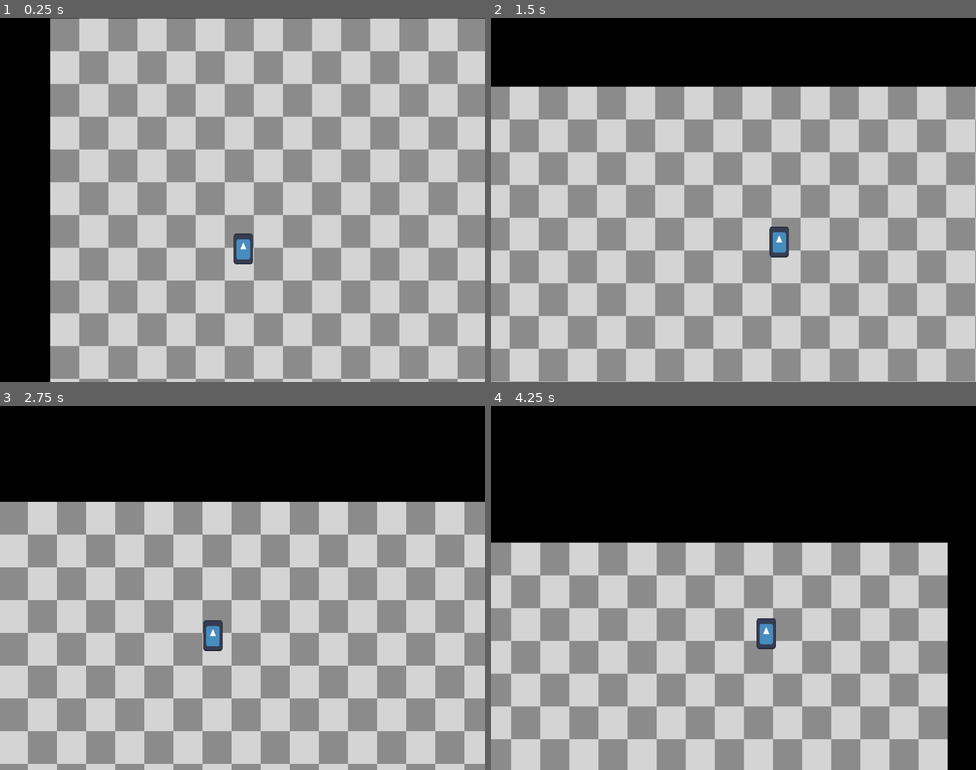
Above: before the commit, frames 1-4 (two rows, left to right).
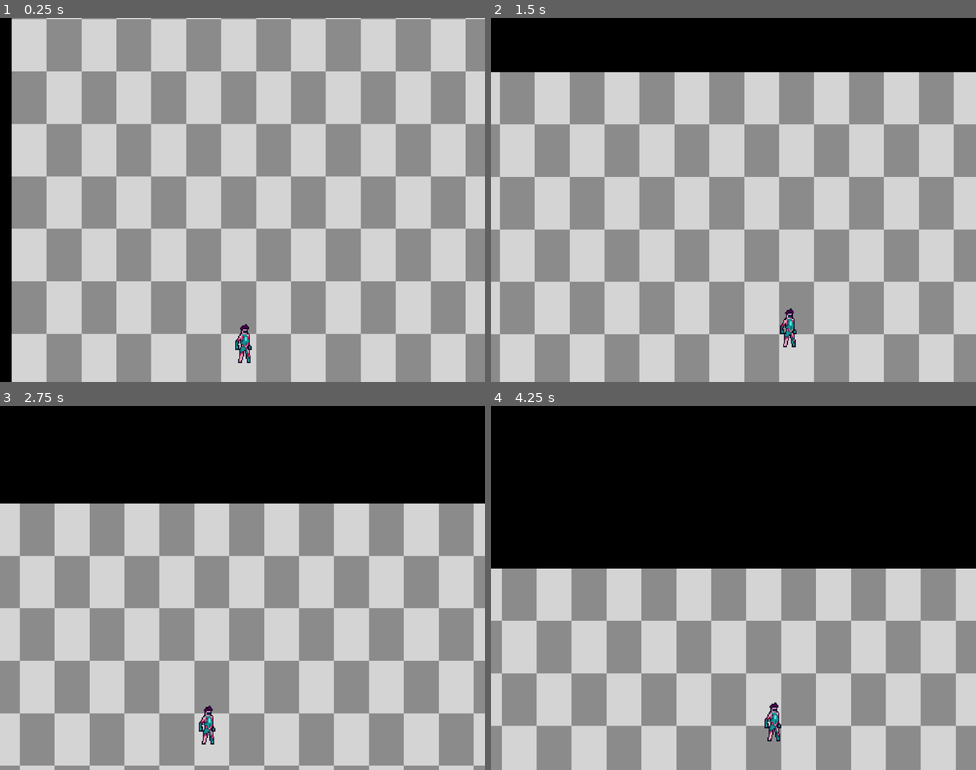
Above: after the commit, the same moments.

Repository: inukhann/AlpisteJam
Game: Godot game, scene res://scenes/map.tscn
Same seed, same stepped clock (60 frames per second), same inputs: the game is played once before the commit and once after it. The engine's default icon, where the game draws it, is replaced by a stand-in: a white triangle on a blue panel in a dark square.
Inputs (mouse positions are in pixels of both pictures, inside the frame that each line leads up to):
- Up to frame 1 (0.25 s): no input
- Up to frame 2 (1.5 s): move the mouse to (840, 181) at 0.52 s; hold Right (MOVE_RIGHT) from 0.53 s (still down); tap Shift (DASH) at 0.6 s; tap Up (JUMP) at 0.77 s; move the mouse to (636, 218) at 1.27 s; tap Q (DETACH_HEAD) at 1.35 s
- Up to frame 3 (2.75 s): tap Up (JUMP) at 1.52 s; move the mouse to (291, 507) at 2.02 s; release Right (MOVE_RIGHT) at 2.03 s; hold Left (MOVE_LEFT) from 2.03 s (still down); hold Ctrl (DETACH_LEGS) from 2.03 s (still down)
- Up to frame 4 (4.25 s): move the mouse to (709, 660) at 2.77 s; release Left (MOVE_LEFT) at 2.78 s; release Ctrl (DETACH_LEGS) at 2.78 s; hold Right (MOVE_RIGHT) from 2.78 s (still down); tap E (DETACH_LIMBS) at 2.85 s; tap Up (JUMP) at 3.02, 3.77 s; move the mouse to (879, 642) at 3.52 s; click (879, 642) at 3.6 s

The runs differ from the first frame. In frame 1, 53% of the frame differs, in the area x 2-100%, y 0-100%; in frame 2, 46%; in frame 3, 37%; in frame 4, 36%.

Commit message:
Camera changes

Diff:
--- a/LimbPunk/scenes/Spark.tscn
+++ b/LimbPunk/scenes/Spark.tscn
@@ -1,26 +1,27 @@
 [gd_scene load_steps=4 format=3 uid="uid://deaj2dwrifxw5"]
 
 [ext_resource type="Script" path="res://scripts/spark.gd" id="1_35il2"]
-[ext_resource type="Texture2D" uid="uid://btqe87lbx6ewv" path="res://icon.svg" id="2_mw2qc"]
+[ext_resource type="Texture2D" uid="uid://c6snx38bghac0" path="res://sprites/image.png" id="2_wh6vt"]
 
 [sub_resource type="RectangleShape2D" id="RectangleShape2D_668cv"]
+size = Vector2(16, 15)
 
 [node name="Spark" type="CharacterBody2D"]
 collision_mask = 2
 script = ExtResource("1_35il2")
 
 [node name="CollisionShape2D" type="CollisionShape2D" parent="."]
+position = Vector2(1, -1)
 scale = Vector2(1, 2)
 shape = SubResource("RectangleShape2D_668cv")
 
 [node name="Sprite2D" type="Sprite2D" parent="."]
 position = Vector2(1, -1)
-scale = Vector2(0.1875, 0.296875)
-texture = ExtResource("2_mw2qc")
+texture = ExtResource("2_wh6vt")
 
 [node name="Camera2D" type="Camera2D" parent="."]
-offset = Vector2(0, -60)
-zoom = Vector2(2, 2)
+offset = Vector2(0, -107)
+zoom = Vector2(2.4, 3.202)
 position_smoothing_enabled = true
 
 [node name="Fuel_timer" type="Timer" parent="."]
